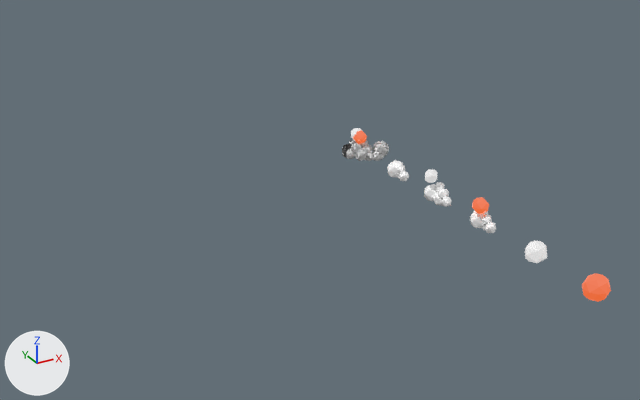
Renders of the glTF model public/models/weather.glb from each side of a commit.
One viewpoint serves both versions: a 50 mm camera at (-6.93, -11.16, 4.9) aimed at (-1.62, -1.52, 0.08). The axes (+X, +Y, +Z) are drawn at lower left. The lights are the same throughout.

Objects in the first picture: '01d', '01n', '02d', '02n', '03', '04', '09', '10d'.
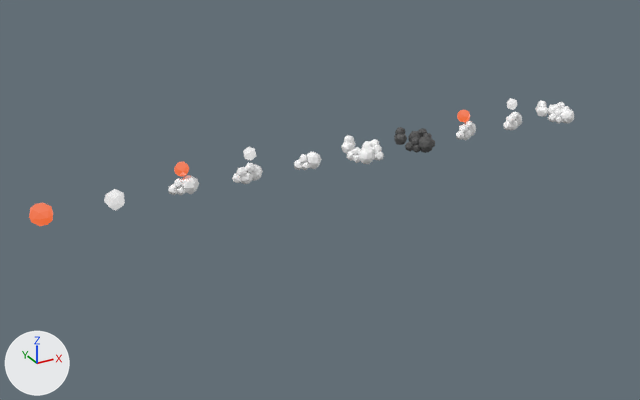
Boxes [x1, y1, x2, y2] around the edits, measured in the pictures (640 x 400 px):
'01d', moved, turned: before [582, 273, 611, 302]; after [29, 203, 53, 226]
'02n', moved, turned: before [424, 182, 452, 207]; after [232, 163, 263, 184]
'04', turned: before [342, 139, 389, 161]; after [341, 135, 384, 164]
'02d', moved, turned: before [470, 210, 496, 233]; after [169, 175, 199, 195]
'09', moved, turned: before [342, 139, 356, 156]; after [394, 127, 435, 153]
'01n', moved, turned: before [525, 241, 547, 263]; after [104, 189, 125, 211]
'03', moved, turned: before [387, 160, 409, 181]; after [294, 152, 322, 170]
'13', moved, turned (not visible before): after [535, 101, 574, 123]
'10d', moved, turned: before [356, 140, 373, 161]; after [456, 121, 476, 140]
'sun.002', moved, turned: before [472, 197, 489, 214]; after [174, 162, 189, 176]
'moon.002', moved, turned: before [425, 169, 438, 183]; after [243, 147, 256, 160]
'sun.004', moved, turned: before [353, 130, 367, 144]; after [457, 110, 470, 122]
'10n', moved, turned (not visible before): after [503, 112, 522, 130]
'moon.004', moved, turned: before [351, 128, 361, 139]; after [507, 98, 517, 110]

The edits, one by one:
Object '01d' (ob_01d) moves from (0.0, -5.0, 0.0) to (-5.0, 0.0, 0.0).
Object '01d' (ob_01d) turns from (0, 0, 0) to (0, 0, -90) degrees about x, y and z.
Object '01n' (ob_01n) moves from (0.0, -4.0, 0.0) to (-4.0, 0.0, 0.0).
Object '01n' (ob_01n) turns from (0, 0, 0) to (0, 0, -90) degrees about x, y and z.
Object '02d' (ob_02d) moves from (0.0, -3.0, 0.0) to (-3.0, 0.0, 0.0).
Object '02d' (ob_02d) turns from (0, 0, 0) to (0, 0, -90) degrees about x, y and z.
Object '02n' (ob_02n) moves from (0.0, -2.0, 0.0) to (-2.0, 0.0, 0.0).
Object '02n' (ob_02n) turns from (0, 0, 0) to (0, 0, -90) degrees about x, y and z.
Object '03' (ob_03) moves from (0.0, -1.0, 0.0) to (-1.0, 0.0, 0.0).
Object '03' (ob_03) turns from (0, 0, 0) to (0, 0, -90) degrees about x, y and z.
Object '04' (ob_04) turns from (0, 0, 0) to (0, 0, -90) degrees about x, y and z.
Object '09' (ob_09) moves from (0.0, 0.0, 0.0) to (1.0, 0.0, 0.0).
Object '09' (ob_09) turns from (0, 0, 0) to (0, 0, -71) degrees about x, y and z.
Object '10d' (ob_10d) moves from (0.0, 0.0, 0.0) to (2.0, 0.0, 0.0).
Object '10d' (ob_10d) turns from (0, 0, 0) to (0, 0, -71) degrees about x, y and z.
Object '10n' (ob_10n) moves from (0.0, 0.0, 0.0) to (3.0, 0.0, 0.0).
Object '10n' (ob_10n) turns from (0, 0, 0) to (0, 0, -71) degrees about x, y and z.
Object '13' (ob_13) moves from (0.0, 0.0, 0.0) to (4.0, 0.0, 0.0).
Object '13' (ob_13) turns from (0, 0, 0) to (0, 0, -71) degrees about x, y and z.
